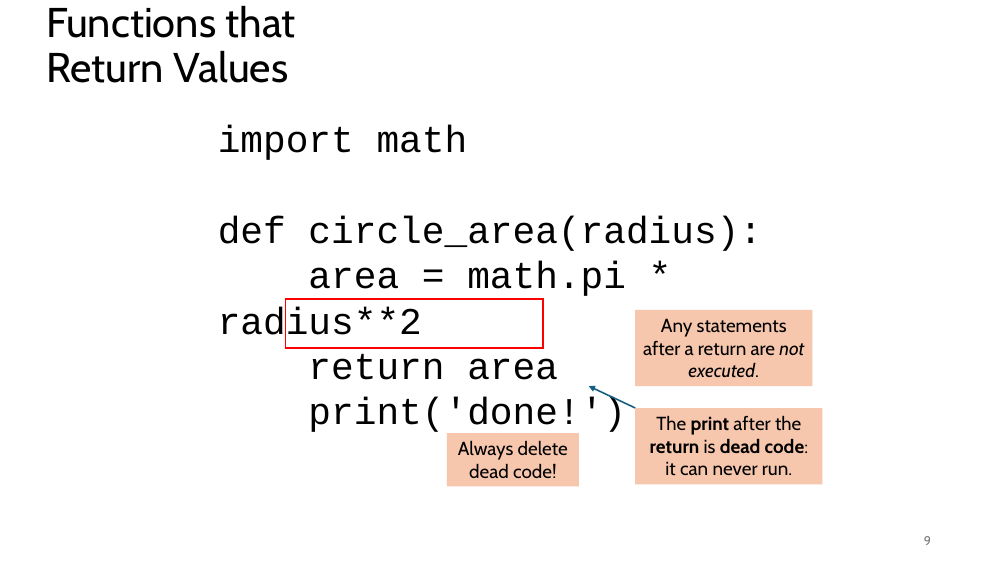
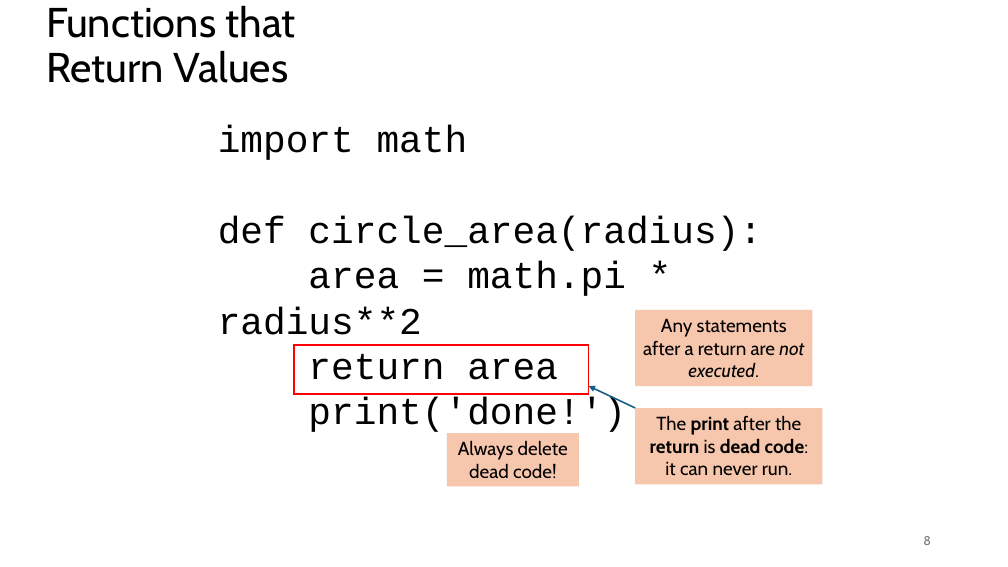
Before and after one commit to tjd1234/cmpt120spring2026, a slide deck: slide 8 of lecture_notes/chapter6/chapter6.pptx (slide 9 before the commit). Drawn at 1008x567 pixels with LibreOffice and Linux fonts; fonts in the diff are those of the drawing. Boxes give left, top, right and bottom in pixels: in the first picture for what was removed or moved away, otherwise in the second. Text is boxed around its words. In the diff, an @@ line names an element or a change of style, - is before the commit and + after.

```diff
--- a/lecture_notes/chapter6/chapter6.pptx
+++ b/lecture_notes/chapter6/chapter6.pptx
@@ rectangle resized from (x1=286, y1=299, x2=544, y2=348) to (x1=294, y1=345, x2=589, y2=394) @@
@@ page number at (x1=923, y1=536, x2=931, y2=545): text changed @@
-9
+8
```
Also in this commit, not shown: 15 other slides changed, 4 slides added, 4 slides removed, 2 other files.
